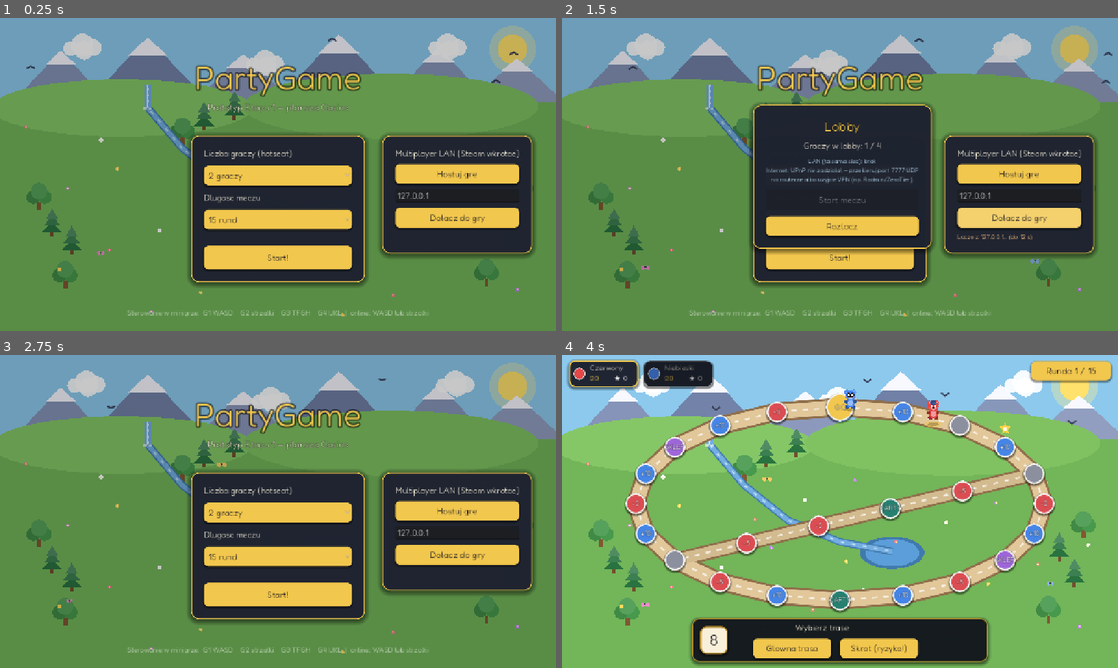
Above: before the commit, frames 1-4 (two rows, left to right).
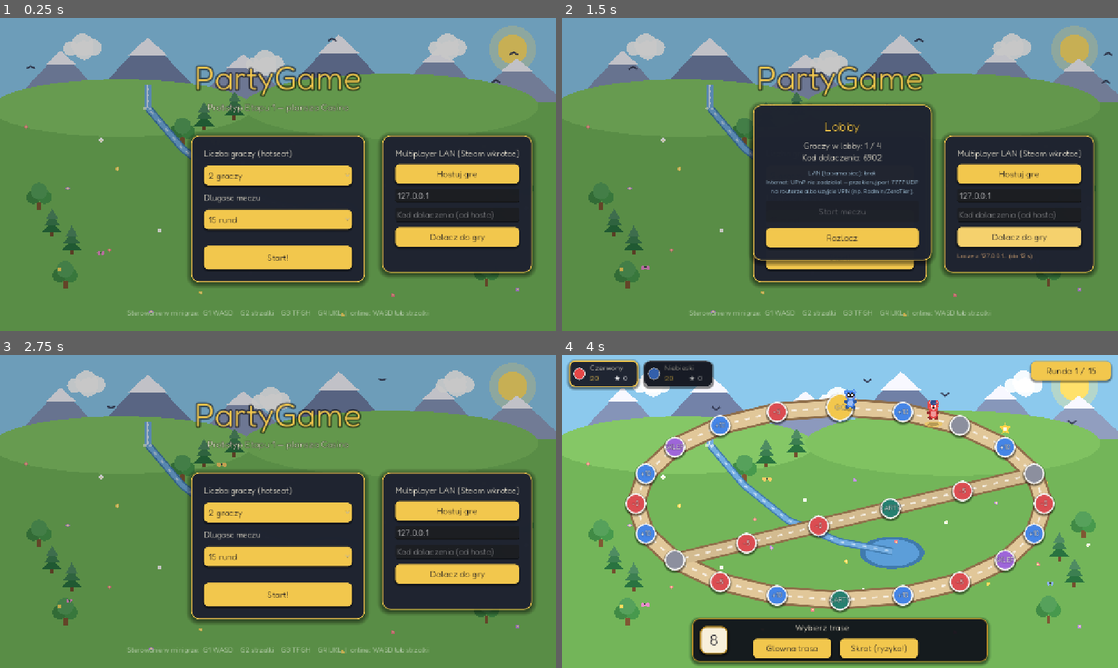
Above: after the commit, the same moments.

Repository: patryknope/PartyGame
Game: Godot game, scene res://scenes/main.tscn
The game is run twice, just before and just after one commit, with the same random seed, the same clock (stepped at 60 frames per second) and the same inputs.
Inputs:
- Up to frame 1 (0.25 s): no input
- Up to frame 2 (1.5 s): click "Hostuj gre" at 0.5 s; click "Dolacz do gry" at 1.25 s
- Up to frame 3 (2.75 s): click "Rozlacz" at 2 s
- Up to frame 4 (4 s): click "Start!" at 2.75 s; click "Zwykla 1-8" at 3.5 s

The runs differ from the first frame. In frame 1, 5.0% of the frame differs, in the area x 68-97%, y 60-83%; in frame 2, 10%, in the area x 33-97%, y 43-83%; in frame 3, 5.0%; in frame 4, nothing differs.

Commit message:
akceptuj kurwo jebana skurwysynksa

Diff:
--- a/autoload/network_manager.gd
+++ b/autoload/network_manager.gd
@@ -13,6 +13,7 @@
 signal disconnected_from_host
 signal network_players_changed(count: int)
 signal upnp_completed(success: bool, external_ip: String)
+signal code_rejected
 signal minigame_start_requested
 signal minigame_positions(positions: Dictionary)
 signal minigame_event(kind: String, data: Dictionary)
@@ -24,10 +25,13 @@
 var is_online := false
 var my_player_id := 0
 var peer_to_player := {}
+var join_code := ""
 
 var _join_order: Array = []
+var _pending_peers := {}
 var _connected := false
 var _upnp_thread: Thread
+var _upnp: UPNP
 
 
 func get_lan_addresses() -> Array:
@@ -55,6 +59,7 @@
     if _upnp_thread != null and _upnp_thread.is_started():
         _upnp_thread.wait_to_finish()
         _upnp_thread = null
+    _close_upnp()
 
 
 func is_server() -> bool:
@@ -90,6 +95,8 @@
     is_online = true
     my_player_id = 0
     _join_order.clear()
+    _pending_peers.clear()
+    join_code = "%04d" % (randi() % 10000)
     hosted.emit()
     network_players_changed.emit(player_count())
     _start_upnp()
@@ -128,14 +135,23 @@
             var mapped := upnp.add_port_mapping(PORT, PORT, "PartyGame", "UDP")
             success = mapped == UPNP.UPNP_RESULT_SUCCESS
             external_ip = upnp.query_external_address()
-    call_deferred("_upnp_done", success, external_ip)
-
-
-func _upnp_done(success: bool, external_ip: String) -> void:
+    call_deferred("_upnp_done", success, external_ip, upnp if success else null)
+
+
+func _upnp_done(success: bool, external_ip: String, upnp: UPNP) -> void:
     if _upnp_thread != null:
         _upnp_thread.wait_to_finish()
         _upnp_thread = null
+    _upnp = upnp
     upnp_completed.emit(success, external_ip)
+
+
+func _close_upnp() -> void:
+    # The port stays open only while hosting — close it as soon as we
+    # leave, so port scanners find nothing afterwards.
+    if _upnp != null:
+        _upnp.delete_port_mapping(PORT, "UDP")
+        _upnp = null
 
 
 func leave_game() -> void:
@@ -146,21 +162,56 @@
     my_player_id = 0
     peer_to_player.clear()
     _join_order.clear()
+    _pending_peers.clear()
+    _close_upnp()
 
 
 func _on_peer_connected(peer_id: int) -> void:
     if not multiplayer.is_server():
         return
-    if _join_order.size() >= MAX_CLIENTS:
+    # Unknown until it sends the right join code; kicked after 6 s.
+    _pending_peers[peer_id] = true
+    get_tree().create_timer(6.0).timeout.connect(_kick_if_pending.bind(peer_id))
+
+
+func _kick_if_pending(peer_id: int) -> void:
+    if _pending_peers.has(peer_id) and multiplayer.multiplayer_peer != null:
+        _pending_peers.erase(peer_id)
         multiplayer.multiplayer_peer.disconnect_peer(peer_id)
+
+
+@rpc("any_peer", "call_remote", "reliable")
+func _submit_code(code: String) -> void:
+    if not multiplayer.is_server():
+        return
+    var peer_id := multiplayer.get_remote_sender_id()
+    if not _pending_peers.has(peer_id):
+        return
+    _pending_peers.erase(peer_id)
+    if code != join_code or _join_order.size() >= MAX_CLIENTS:
+        _code_rejected.rpc_id(peer_id)
+        multiplayer.multiplayer_peer.disconnect_peer(peer_id)
         return
     _join_order.append(peer_id)
+    _code_accepted.rpc_id(peer_id)
     network_players_changed.emit(player_count())
 
 
+@rpc("authority", "call_remote", "reliable")
+func _code_accepted() -> void:
+    joined.emit()
+
+
+@rpc("authority", "call_remote", "reliable")
+func _code_rejected() -> void:
+    leave_game()
+    code_rejected.emit()
+
+
 func _on_peer_disconnected(peer_id: int) -> void:
     if not multiplayer.is_server():
         return
+    _pending_peers.erase(peer_id)
     _join_order.erase(peer_id)
     network_players_changed.emit(player_count())
     # v1: no grace period yet — mid-match disconnect aborts the session
@@ -171,7 +222,7 @@
 
 func _on_connected_to_server() -> void:
     _connected = true
-    joined.emit()
+    _submit_code.rpc_id(1, join_code)
 
 
 func _on_connection_failed() -> void:
--- a/scenes/main.gd
+++ b/scenes/main.gd
@@ -247,6 +247,7 @@
     get_tree().create_timer(120.0).timeout.connect(_net_autotest_watchdog)
     if as_host:
         NetworkManager.host_game()
+        NetworkManager.join_code = "0000"
         NetworkManager.network_players_changed.connect(_net_autotest_on_players)
         GameManager.state_changed.connect(_net_autotest_on_state)
         GameManager.minigame_rewards_granted.connect(
@@ -254,6 +255,8 @@
         )
     else:
         NetworkManager.connection_failed.connect(func(): get_tree().quit(1))
+        NetworkManager.code_rejected.connect(func(): get_tree().quit(1))
+        NetworkManager.join_code = "0000"
         NetworkManager.join_game("127.0.0.1")
 
 
--- a/ui/main_menu.gd
+++ b/ui/main_menu.gd
@@ -7,6 +7,7 @@
 var players_option: OptionButton
 var rounds_option: OptionButton
 var ip_edit: LineEdit
+var code_edit: LineEdit
 var net_status: Label
 var lobby_panel: PanelContainer
 var lobby_label: Label
@@ -106,6 +107,11 @@
     ip_edit.text = "127.0.0.1"
     net_box.add_child(ip_edit)
 
+    code_edit = LineEdit.new()
+    code_edit.placeholder_text = "Kod dolaczenia (od hosta)"
+    code_edit.max_length = 4
+    net_box.add_child(code_edit)
+
     var join_button := Button.new()
     join_button.text = "Dolacz do gry"
     join_button.pressed.connect(_on_join_pressed)
@@ -161,6 +167,7 @@
     NetworkManager.disconnected_from_host.connect(_on_net_disconnected)
     NetworkManager.network_players_changed.connect(_on_net_players_changed)
     NetworkManager.upnp_completed.connect(_on_upnp_completed)
+    NetworkManager.code_rejected.connect(_on_code_rejected)
 
     var controls := Label.new()
     controls.text = "Sterowanie w minigrze:  G1 WASD    G2 strzalki    G3 TFGH    G4 IJKL  |  online: WASD lub strzalki"
@@ -186,7 +193,13 @@
 
 func _on_join_pressed() -> void:
     net_status.text = "Lacze z %s... (do %d s)" % [ip_edit.text.strip_edges(), int(NetworkManager.CONNECT_TIMEOUT)]
+    NetworkManager.join_code = code_edit.text.strip_edges()
     NetworkManager.join_game(ip_edit.text)
+
+
+func _on_code_rejected() -> void:
+    net_status.text = "Bledny kod dolaczenia (albo lobby pelne)."
+    lobby_panel.visible = false
 
 
 func _on_net_hosted() -> void:
@@ -240,7 +253,9 @@
 
 func _refresh_lobby() -> void:
     if NetworkManager.is_online and NetworkManager.is_server():
-        lobby_label.text = "Graczy w lobby: %d / 4" % NetworkManager.player_count()
+        lobby_label.text = "Graczy w lobby: %d / 4\nKod dolaczenia: %s" % [
+            NetworkManager.player_count(), NetworkManager.join_code,
+        ]
 
 
 func _on_lobby_start_pressed() -> void:
